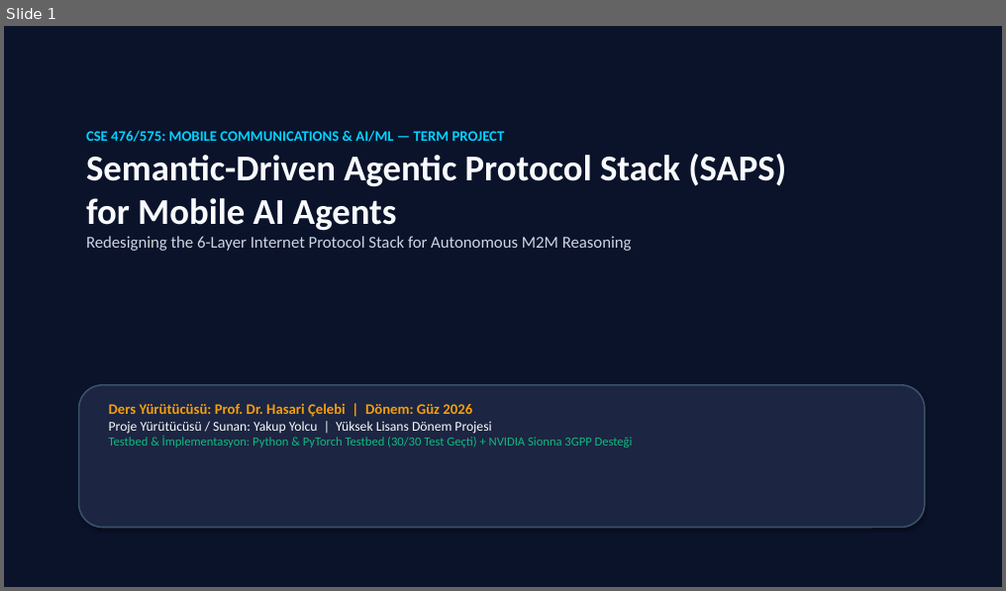
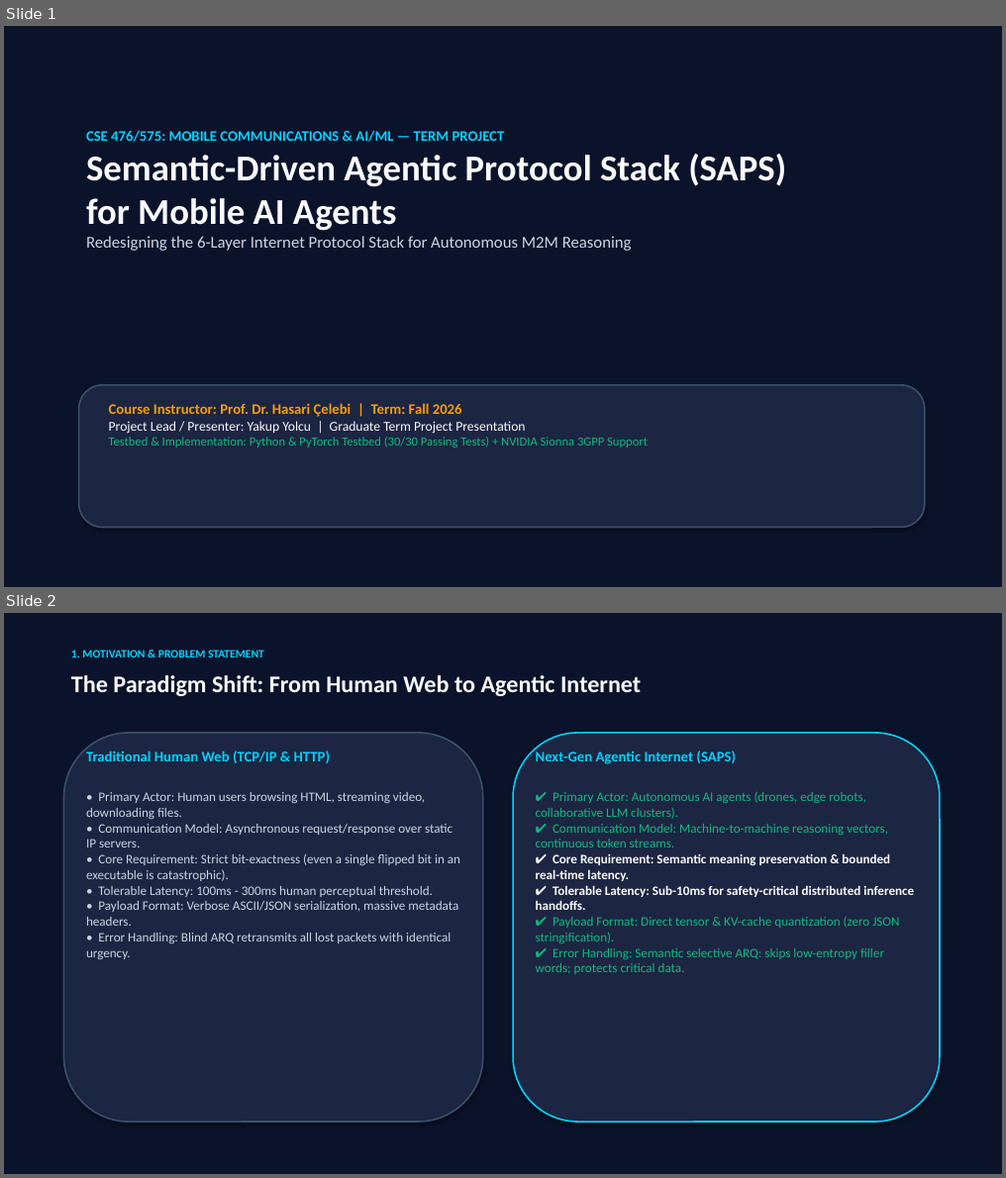
Before and after one commit to TalhaYolcu/saps, a slide deck: docs/SAPS_Presentation.pptx. Shown one above the other, each under a label of ours: slide 1 before the commit, slides 1 and 2 after it. The pictures are 1006x591 and 1006x1178 pixels, drawn with LibreOffice and Linux fonts; fonts in the diff are those of the drawing. Boxes give left, top, right and bottom in pixels: in the first picture for what was removed or moved away, otherwise in the second. Text is boxed around its words. In the diff, an @@ line names an element or a change of style, - is before the commit and + after.

```diff
--- a/docs/SAPS_Presentation.pptx
+++ b/docs/SAPS_Presentation.pptx
@@ slide 2 added at bbox=[4, 613, 1002, 1174], background #0B132B @@
@@ text added at bbox=[71, 650, 264, 658], 11 pt, text #00D2FF, bold @@
+1. MOTIVATION & PROBLEM STATEMENT
@@ text added at bbox=[71, 675, 641, 696], 23 pt, text #F8FAFC, bold @@
+The Paradigm Shift: From Human Web to Agentic Internet
@@ rounded rectangle added at bbox=[63, 733, 483, 1122], fill #1C2541, outline #3A506B 1.5 pt @@
@@ text added at bbox=[86, 751, 330, 763], 14 pt, text #00D2FF, bold @@
+Traditional Human Web (TCP/IP & HTTP)
@@ rounded rectangle added at bbox=[513, 733, 940, 1122], fill #1C2541, outline #00D2FF 1.5 pt @@
@@ text added at bbox=[536, 751, 736, 764], 14 pt, text #00D2FF, bold @@
+Next-Gen Agentic Internet (SAPS)
@@ text added at bbox=[86, 792, 460, 959], 12.5 pt, text #CBD5E1 @@
+• Primary Actor: Human users browsing HTML, streaming video, downloading files.
+• Communication Model: Asynchronous request/response over static IP servers.
+• Core Requirement: Strict bit-exactness (even a single flipped bit in an executable is catastrophic).
+• Tolerable Latency: 100ms - 300ms human perceptual threshold.
+• Payload Format: Verbose ASCII/JSON serialization, massive metadata headers.
+• Error Handling: Blind ARQ retransmits all lost packets with identical urgency.
@@ text added at bbox=[536, 791, 914, 974], 12.5 pt, text #10B981 @@
+✔ Primary Actor: Autonomous AI agents (drones, edge robots, collaborative LLM clusters).
+✔ Communication Model: Machine-to-machine reasoning vectors, continuous token streams.
+✔ Core Requirement: Semantic meaning preservation & bounded real-time latency.
+✔ Tolerable Latency: Sub-10ms for safety-critical distributed inference handoffs.
+✔ Payload Format: Direct tensor & KV-cache quantization (zero JSON stringification).
+✔ Error Handling: Semantic selective ARQ: skips low-entropy filler words; protects critical data.
@@ slide 1 changed as well @@
@@ text at bbox=[109, 403, 648, 448]: text changed @@
-Ders Yürütücüsü: Prof. Dr. Hasari Çelebi | Dönem: Güz 2026
-Proje Yürütücüsü / Sunan: Yakup Yolcu | Yüksek Lisans Dönem Projesi
-Testbed & İmplementasyon: Python & PyTorch Testbed (30/30 Test Geçti) + NVIDIA Sionna 3GPP Desteği
+Course Instructor: Prof. Dr. Hasari Çelebi | Term: Fall 2026
+Project Lead / Presenter: Yakup Yolcu | Graduate Term Project Presentation
+Testbed & Implementation: Python & PyTorch Testbed (30/30 Passing Tests) + NVIDIA Sionna 3GPP Support
```
Also in this commit, not shown: 23 other slides changed, 1 other slide added, 2 slides removed, 2 other files.
